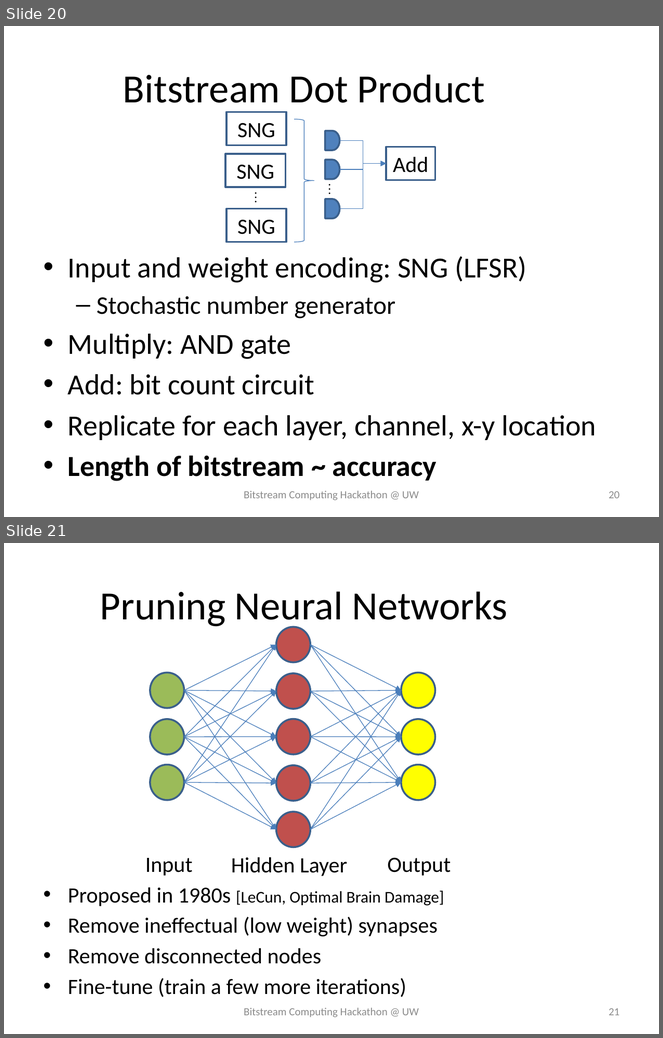
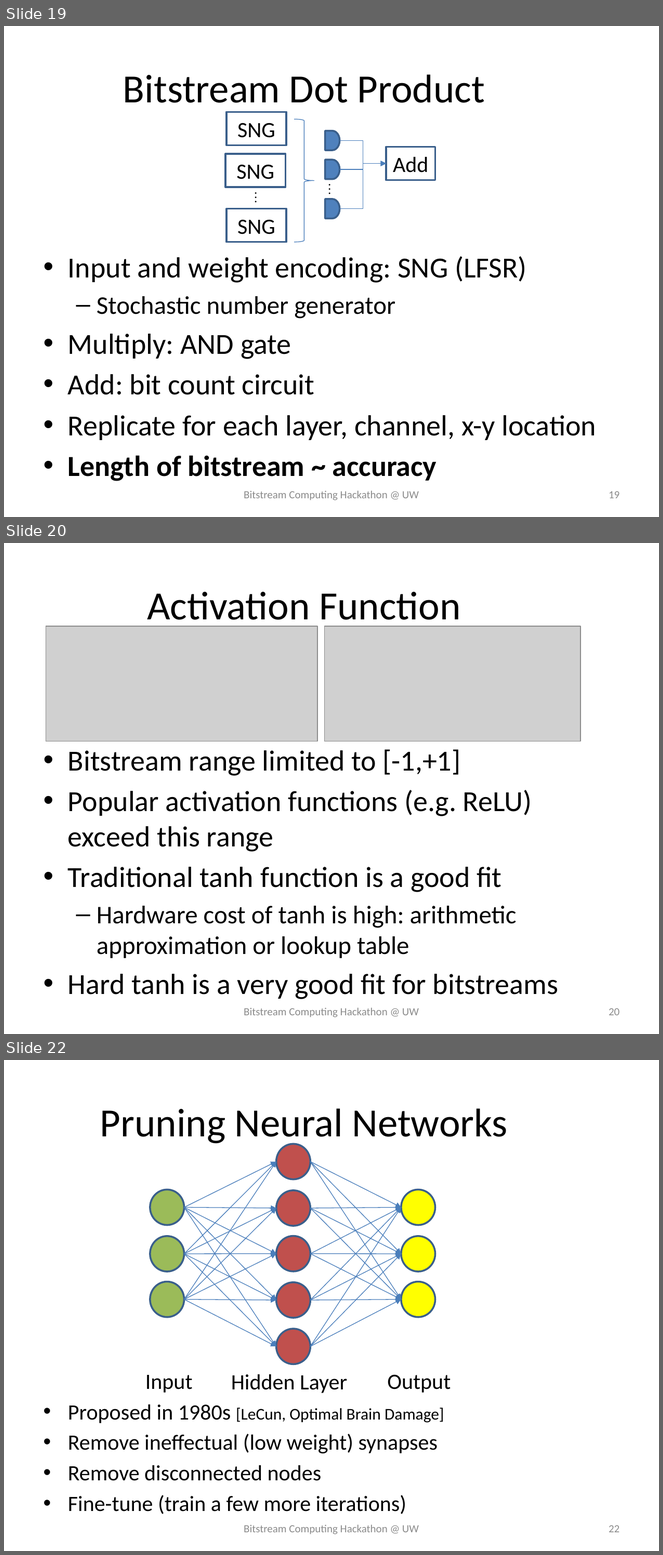
Before and after one commit to UW-PHARM/bitstream-hackathon, a slide deck: _assets/hackathon_introduction.pptx. Shown one above the other, each under a label of ours: slides 20 and 21 before the commit, slides 19, 20 and 22 after it; the slides between them are not shown. The pictures are 663x1038 and 663x1555 pixels, drawn with LibreOffice and Linux fonts; fonts in the diff are those of the drawing; grey boxes stand for pictures; background and template pictures are left out. Boxes give left, top, right and bottom in pixels: in the first picture for what was removed or moved away, otherwise in the second. Text is boxed around its words. In the diff, an @@ line names an element or a change of style, - is before the commit and + after.

```diff
--- a/_assets/hackathon_introduction.pptx
+++ b/_assets/hackathon_introduction.pptx
@@ slide 20 added at [4,543,659,1034], background #FFFFFF @@
@@ title added at [147,591,461,629], 44 pt, text #000000 @@
+Activation Function
@@ picture added at [46,626,318,742] @@
@@ picture added at [324,626,581,742] @@
@@ text added at [68,749,558,1000], 32 pt, text #000000 @@
+• Bitstream range limited to [-1,+1]
+• Popular activation functions (e.g. ReLU) exceed this range
+• Traditional tanh function is a good fit
+  – Hardware cost of tanh is high: arithmetic approximation or lookup table
+• Hard tanh is a very good fit for bitstreams
@@ text added at [244,1008,419,1018], 12 pt, text #8C8C8C @@
+Bitstream Computing Hackathon @ UW
@@ page number added at [609,1008,620,1016], 12 pt, text #8C8C8C @@
+20
@@ what was slide 20 is now slide 19 @@
@@ page number at [609,491,620,499]: text changed @@
-20
+19
@@ what was slide 21 is now slide 22 @@
@@ page number at [609,1525,620,1533]: text changed @@
-21
+22
```
Also in this commit, not shown: 8 slides changed, 1 other slide added, 1 slide removed.
